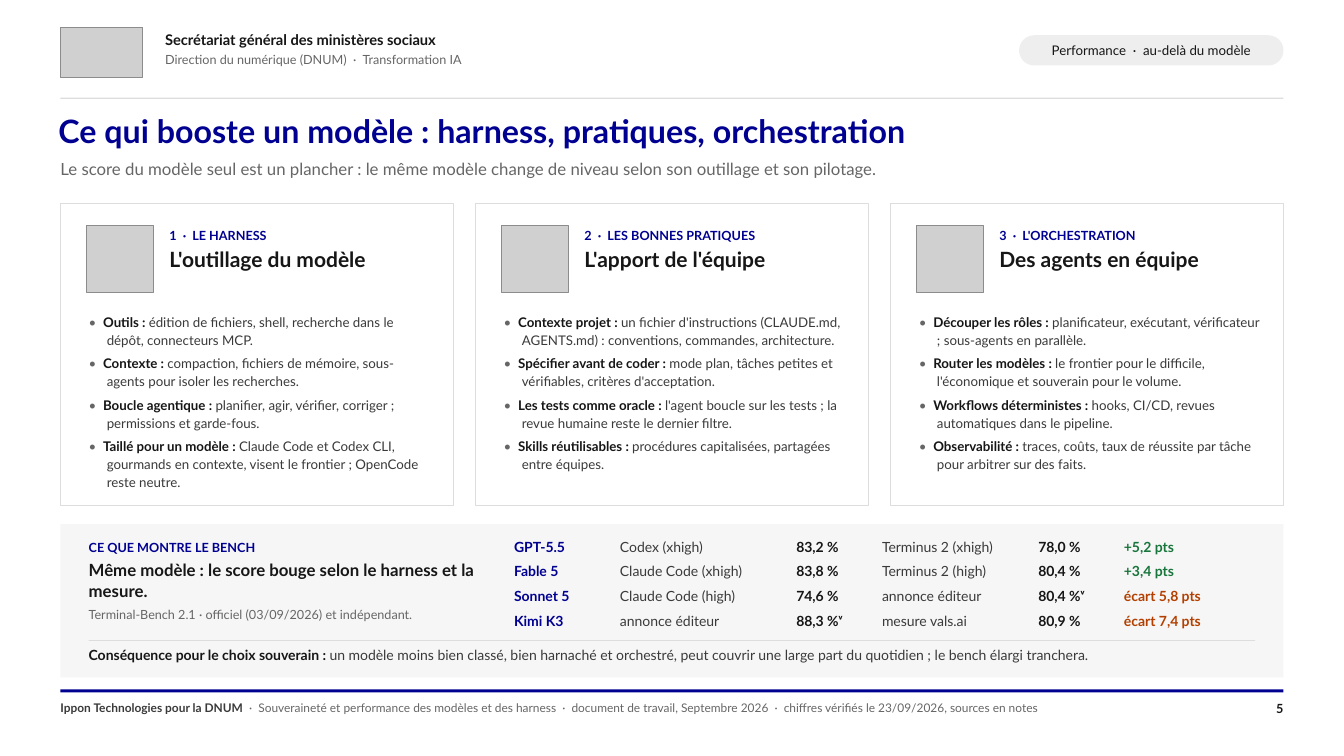
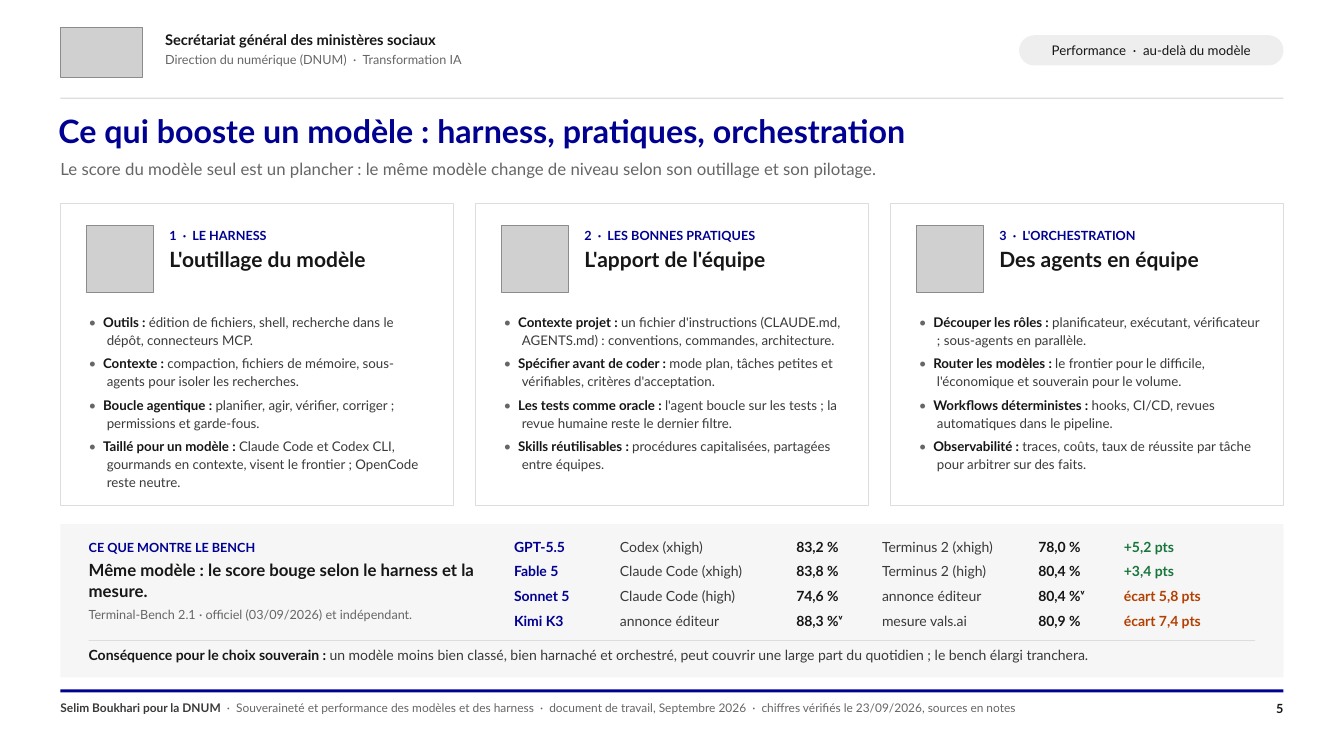
Before and after one commit to SocialGouv/transfo-ia, a slide deck: slide 5 of Livrables/Souverainete-Performance/Souverainete-Performance-Modeles-Harness.pptx. Drawn at 1344x756 pixels with LibreOffice and Linux fonts; fonts in the diff are those of the drawing; grey boxes stand for pictures. Boxes give left, top, right and bottom in pixels: in the first picture for what was removed or moved away, otherwise in the second. Text is boxed around its words. In the diff, an @@ line names an element or a change of style, - is before the commit and + after.

```diff
--- a/Livrables/Souverainete-Performance/Souverainete-Performance-Modeles-Harness.pptx
+++ b/Livrables/Souverainete-Performance/Souverainete-Performance-Modeles-Harness.pptx
@@ text at (x1=60, y1=703, x2=1015, y2=714): text changed @@
-Ippon Technologies pour la DNUM · Souveraineté et performance des modèles et des harness · document de travail, Septembre 2026 · chiffres vérifiés le 23/09/2026, sources en notes
+Selim Boukhari pour la DNUM · Souveraineté et performance des modèles et des harness · document de travail, Septembre 2026 · chiffres vérifiés le 23/09/2026, sources en notes
```
Also in this commit, not shown: 4 other slides changed, 7 other files.
